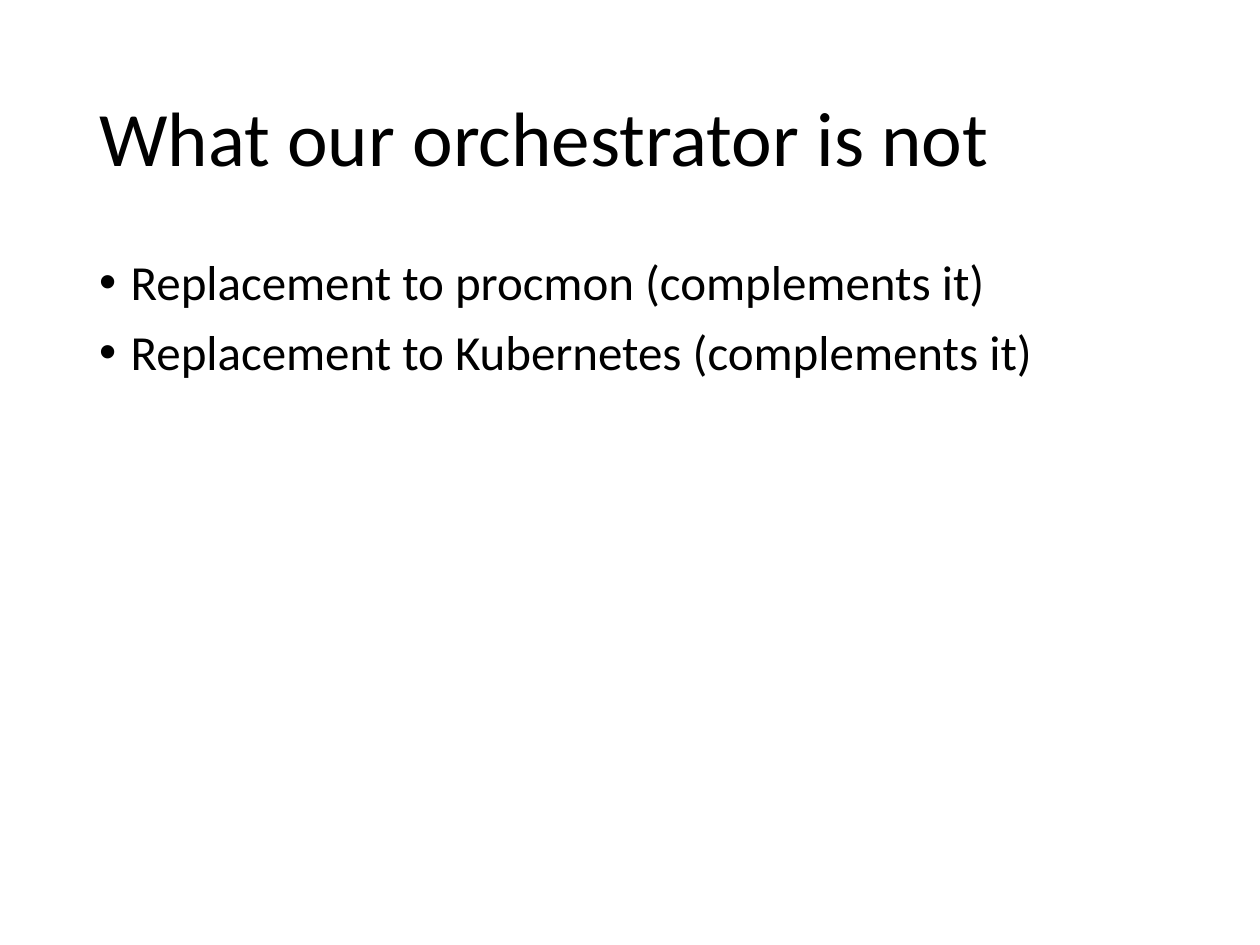
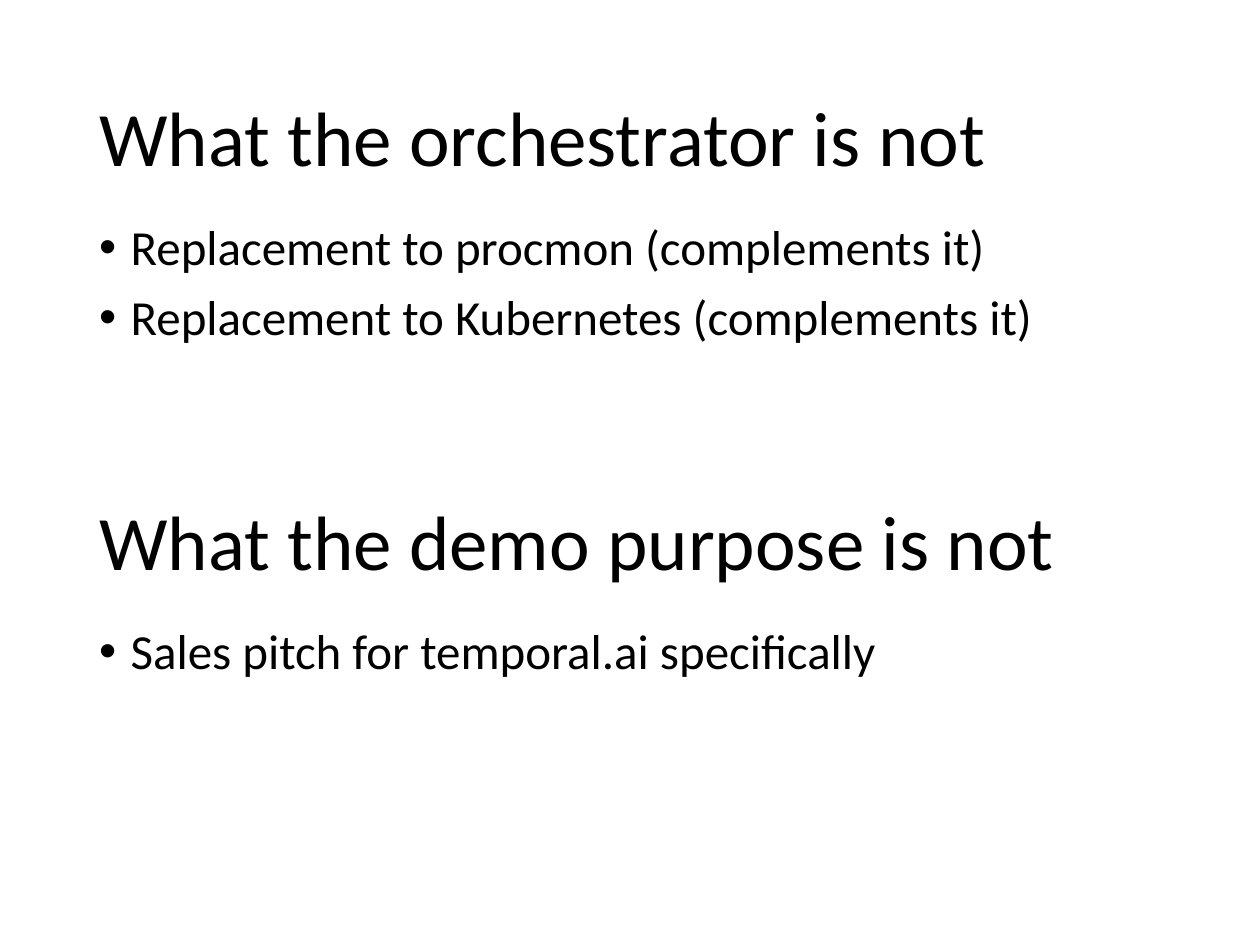
Before and after one commit to zconsult/am_temporal, a slide deck: slide 3 of Temporal.pptx. Drawn at 1260x945 pixels with LibreOffice and Linux fonts; fonts in the diff are those of the drawing. Boxes give left, top, right and bottom in pixels: in the first picture for what was removed or moved away, otherwise in the second. Text is boxed around its words. In the diff, an @@ line names an element or a change of style, - is before the commit and + after.

```diff
--- a/Temporal.pptx
+++ b/Temporal.pptx
@@ title at <box>99,112,985,167</box>: text changed @@
-What our orchestrator is not
+What the orchestrator is not
@@ text "Replacement to procmon (complements it)": place and size @@
-text "Replacement to procmon (complements it)" at <box>131,264,1031,378</box>
+text "Replacement to procmon (complements it)" at <box>131,229,1031,343</box>
@@ text added at <box>99,516,1054,583</box>, 44 pt, text #000000 @@
+What the demo purpose is not
@@ text added at <box>131,635,875,677</box>, 28 pt, text #000000 @@
+• Sales pitch for temporal.ai specifically
```
Also in this commit, not shown: 1 other slide changed, 2 slides added, 1 slide removed.
